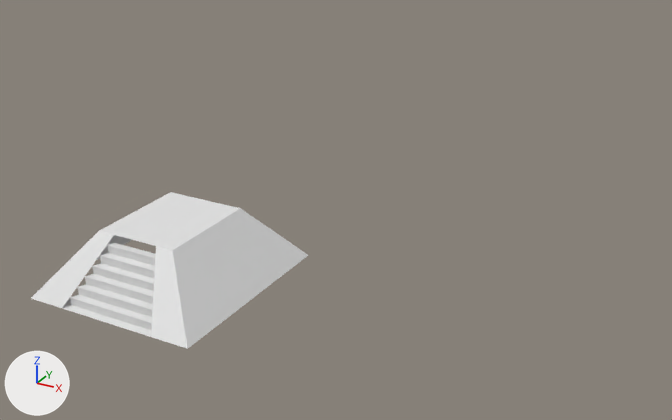
Two versions of the Blender file apunts/exempleportal.blend, one commit apart.
Camera for both pictures: a 50 mm lens placed at (17.4, -21.3, 14.3), pointed at (4.2, 2.8, 2.3). Every picture has the same lights, and +X, +Y and +Z are marked at lower left.
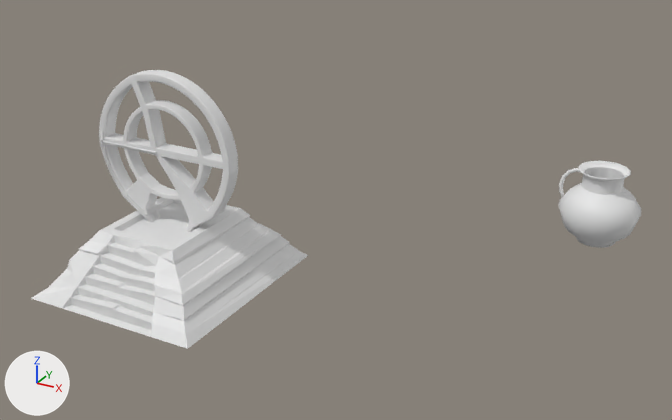
The change, as a diff of the scene's bpy script:
```diff
--- a/apunts/exempleportal.blend.py
+++ b/apunts/exempleportal.blend.py
@@ me_cube_001 @@
 # used by ob_cube; location = (0.0, 0.0, 1.3)
-me_cube_001.from_pydata(...)  # 10 vertices, 5 faces; spans x -3.0..3.0, y -3.7..3.0, z -1.0..1.0
+me_cube_001.from_pydata(...)  # 135 vertices, 138 faces; spans x -3.0..3.0, y -3.7..3.0, z -1.0..1.0
+# me_cube_001 part 1
+# 4 vertices are removed from x -3.0..3.0, y -3.0..-1.41, z -1.0..1.0
+# 5 faces are deleted
+# 124 vertices are added at x -2.7..2.78, y -3.7..2.77, z -1.0..1.0
+# 5 new vertices lie (0.12, 0.26, 0.01) away from vertices in x -1.57..-0.08, y -3.47..-2.56, z -0.7..0.44
+# 138 new faces join them
@@ me_cube_003 @@
 # used by ob_cube_001; location = (0.0, 0.0, 1.3)
-me_cube_003.from_pydata(...)  # 14 vertices, 7 faces; spans x -3.0..3.0, y -3.7..-1.41, z -1.0..1.0
+me_cube_003.from_pydata(...)  # 1954 vertices, 1952 faces; spans x -29.54..70.84, y -15.58..6.12, z -0.84..138.67
+# me_cube_003 part 2: 14 vertices removed from x -3.0..3.0, y -3.7..-1.41, z -1.0..1.0; 1954 vertices added at x -29.54..70.84, y -15.58..6.12, z -0.84..138.67
@@ me_cube_004 @@
 # used by ob_cube_002; location = (0.0, 0.0, 1.3)
-me_cube_004.from_pydata(...)  # 28 vertices, 13 faces; spans x -1.7..1.7, y -3.7..-2.11, z -1.0..0.74
+me_cube_004.from_pydata(...)  # 2166 vertices, 2144 faces, 16 loose edges; spans x -29.42..71.45, y -19.56..6.13, z -5.27..145.78
+# me_cube_004 part 3: 28 vertices removed from x -1.7..1.7, y -3.7..-2.11, z -1.0..0.74; 2146 vertices added at x -29.42..-1.5, y -19.56..3.29, z -5.27..145.78
@@ me_beziercurve @@
+me_beziercurve.from_pydata(...)  # 170 vertices, 148 faces; spans x -0.67..2.0, y -3.0..-0.08, z -1.4..1.4
+me_beziercurve.polygons.foreach_set('use_smooth', [True] * 148)
@@ me_cylinder @@
+me_cylinder.from_pydata(...)  # 874 vertices, 882 faces; spans x -2.48..2.45, y -0.31..0.25, z -2.86..2.5
+me_cylinder.polygons.foreach_set('use_smooth', [True] * 882)
@@ ob_cube_001 @@
 ob_cube_001 = bpy.data.objects.new('Cube.001', me_cube_003)
-ob_cube_001.location = (0.0, 0.0, 1.3)
+ob_cube_001.location = (-0.63, -0.3, 2.13)
+ob_cube_001.rotation_euler = (0.0, -0.495, 0.0)  # degrees (0, -28, 0)
+ob_cube_001.scale = (0.0217, 0.0217, 0.0217)
@@ ob_cube_002 @@
 ob_cube_002 = bpy.data.objects.new('Cube.002', me_cube_004)
-ob_cube_002.location = (0.0, 0.0, 1.3)
+ob_cube_002.location = (-0.6, -0.28, 2.22)
+ob_cube_002.rotation_euler = (0.0, -0.495, 0.0)  # degrees (0, -28, 0)
+ob_cube_002.scale = (0.0217, 0.0217, 0.0217)
@@ ob_beziercurve @@
+ob_beziercurve = bpy.data.objects.new('BezierCurve', me_beziercurve)
+ob_beziercurve.location = (9.42, 9.62, 1.97)
+ob_beziercurve.rotation_euler = (-1.571, 1.571, 0.0)  # degrees (-90, 90, 0)
+_m = ob_beziercurve.modifiers.new('Solidify', 'SOLIDIFY')
+_m.thickness = 0.03
@@ ob_cylinder @@
+ob_cylinder = bpy.data.objects.new('Cylinder', me_cylinder)
+ob_cylinder.location = (0.0, -0.31, 4.58)
+_m = ob_cylinder.modifiers.new('Subdivision', 'SUBSURF')
```

What differs and where, as boxes (x1, y1, x2, y2) in the pictures (672 x 420 px):
'Cube', reshaped: before (63, 192, 308, 337); after (31, 197, 308, 349)
'Cylinder', added: after (99, 70, 238, 232)
'Cube.001', reshaped, moved, turned, rescaled: before (31, 223, 202, 349); after (100, 140, 158, 220)
'Cube.002', reshaped, moved, turned, rescaled: before (62, 243, 156, 337); after (100, 131, 160, 219)
'BezierCurve', added: after (559, 161, 641, 248)
